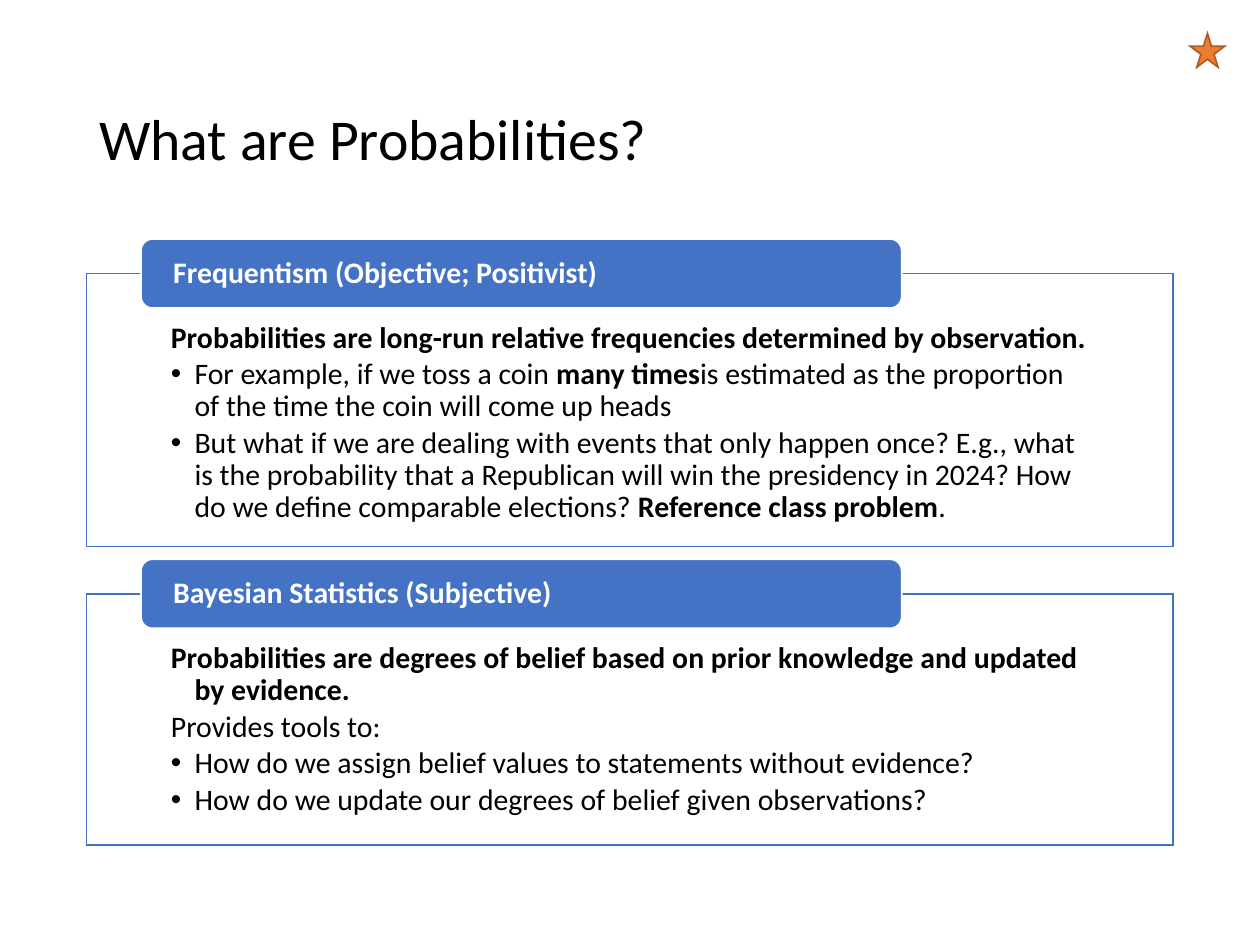
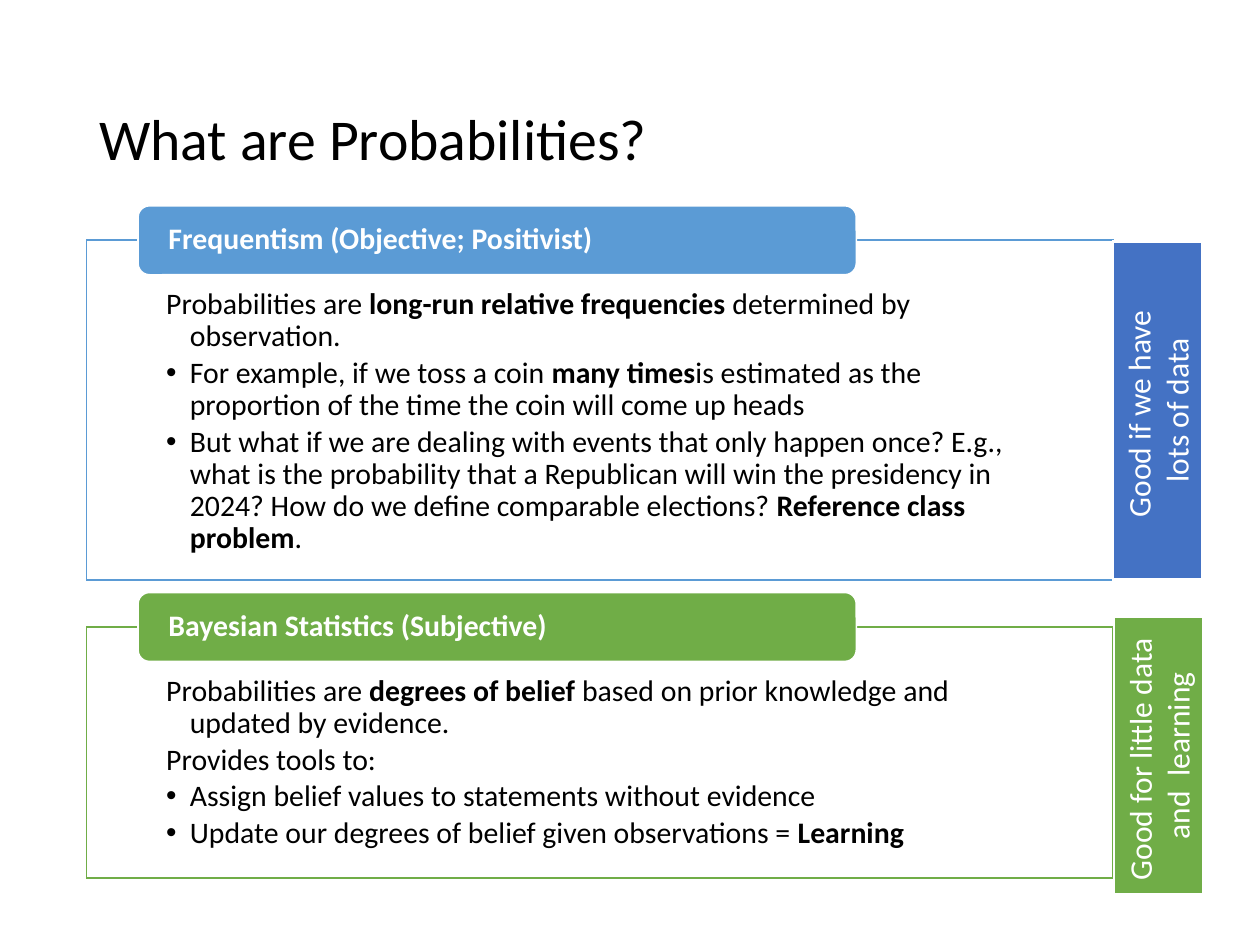
Before and after one commit to mhahsler/CS7320-AI, a slide deck: slide 5 of slides/12_uncertainty.pptx (slide 6 before the commit). Drawn at 1260x945 pixels with LibreOffice and Linux fonts; fonts in the diff are those of the drawing. Boxes give left, top, right and bottom in pixels: in the first picture for what was removed or moved away, otherwise in the second. Text is boxed around its words. In the diff, an @@ line names an element or a change of style, - is before the commit and + after.

```diff
--- a/slides/12_uncertainty.pptx
+++ b/slides/12_uncertainty.pptx
@@ star removed at (1191,34,1225,68) @@
@@ rounded rectangle: place and size @@
-rounded rectangle at (141,239,902,309)
+rounded rectangle at (137,205,856,275)
@@ rounded rectangle at (137,205,856,275): fill #4472C4 to #5B9BD5 @@
@@ text "Frequentism (Objective; Positivist)": place and size @@
-text "Frequentism (Objective; Positivist)" at (173,261,597,288)
+text "Frequentism (Objective; Positivist)" at (168,227,593,254)
@@ text "Probabilities are long-run relative frequencies ...": place and size @@
-text "Probabilities are long-run relative frequencies ..." at (171,327,1085,522)
+text "Probabilities are long-run relative frequencies ..." at (166,293,1002,553)
@@ rectangle: place and size @@
-rectangle at (87,273,1173,547)
+rectangle at (87,241,1114,580)
@@ rectangle at (87,241,1114,580): outline #4472C4 1 pt to #5B9BD5 1 pt @@
@@ rectangle added at (1113,241,1203,579), fill #4472C4, outline #FFFFFF 1.5 pt, 18 pt, text #FFFFFF @@
+Good if we have
+lots of data
@@ text at (166,293,910,347): bold off in "Probabilities are determined by observation." @@
@@ rounded rectangle: place and size @@
-rounded rectangle at (141,559,902,629)
+rounded rectangle at (137,592,856,662)
@@ rounded rectangle at (137,592,856,662): fill #4472C4 to #70AD47 @@
@@ text "Bayesian Statistics (Subjective)": place and size @@
-text "Bayesian Statistics (Subjective)" at (173,581,551,608)
+text "Bayesian Statistics (Subjective)" at (168,614,547,641)
@@ text "Probabilities are degrees of belief ...": place and size @@
-text "Probabilities are degrees of belief ..." at (171,647,1077,815)
+text "Probabilities are degrees of belief ..." at (166,680,949,848)
@@ rectangle: place and size @@
-rectangle at (87,593,1173,844)
+rectangle at (87,627,1114,878)
@@ rectangle at (87,627,1114,878): outline #4472C4 1 pt to #70AD47 1 pt @@
@@ rectangle added at (1113,618,1203,895), fill #70AD47, outline #FFFFFF 1.5 pt, 18 pt, text #FFFFFF @@
+Good for little data
+and learning
@@ text at (166,680,949,738): bold off in "Probabilities are based on prior knowledge and ..." @@
@@ text at (190,785,904,848): text changed @@
-  • How do we assign belief values to statements without evidence?
-  • How do we update our degrees of belief given observations?
+  • Assign belief values to statements without evidence
+  • Update our degrees of belief given observations = Learning
```
Also in this commit, not shown: 26 other slides changed, 1 slide added, 3 slides removed, 8 other files.
